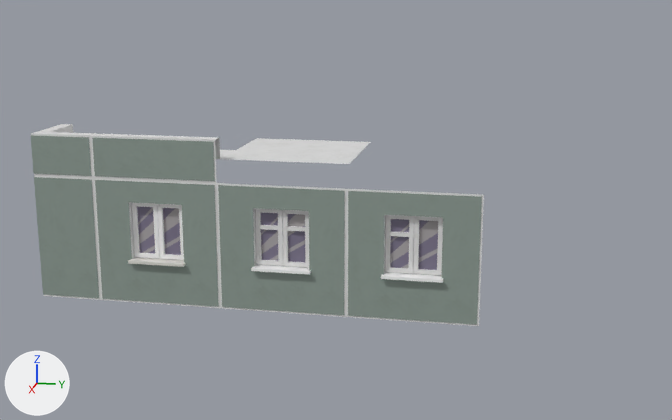
The glTF model public/objects/window.glb, before and after one commit.
Before and after are seen from a 50 mm camera at (19.77, 8.22, 7.45) aimed at (-0.52, 4.16, 2.37). The axes (+X, +Y, +Z) are drawn at lower left. The lights are the same throughout.

The first picture shows 'Ceiling', 'Ceiling_cap', 'Ceiling_corner', 'Corner', 'Window_0', 'Window_1', 'Window_2'.
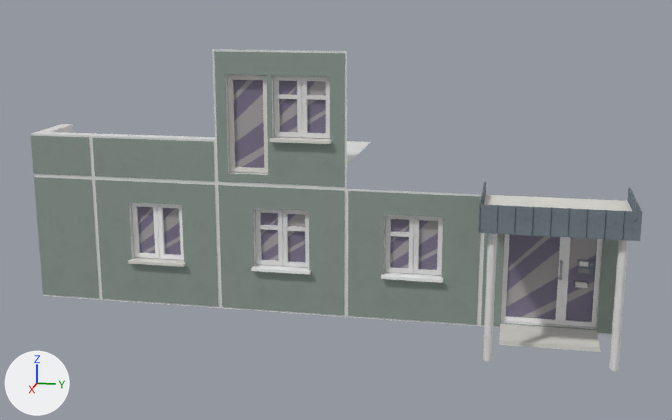
Diff of the bpy script that builds the scene:
```diff
--- a/public/objects/window.glb.py
+++ b/public/objects/window.glb.py
@@ me_plane_032 @@
+me_plane_032.from_pydata(...)  # 224 vertices, 428 faces; spans x -0.19..0.14, y -1.5..1.5, z 0.0..3.0
+me_plane_032.materials.append(mat_material)  # picture img_map
@@ me_plane_018 @@
+me_plane_018.from_pydata(...)  # 1035 vertices, 1858 faces; spans x -0.29..2.11, y -1.51..1.51, z 0.0..3.27
+me_plane_018.materials.append(mat_material)  # picture img_map
@@ ob_window_balcony_1 @@
+ob_window_balcony_1 = bpy.data.objects.new('Window_Balcony_1', me_plane_032)
+ob_window_balcony_1.location = (0.0, 3.0, 3.0)
@@ ob_door_0 @@
+ob_door_0 = bpy.data.objects.new('Door_0', me_plane_018)
+ob_door_0.location = (0.0, 9.0, 0.0)
```

Pixel boxes [x1, y1, x2, y2] of what changed, in the pictures (672 x 420 px):
'Door_0', added: after [478, 182, 642, 371]
'Window_Balcony_1', added: after [212, 49, 347, 189]
'Ceiling_cap', unchanged, covered by the edit: before [221, 138, 370, 164]; after [347, 141, 370, 164]
